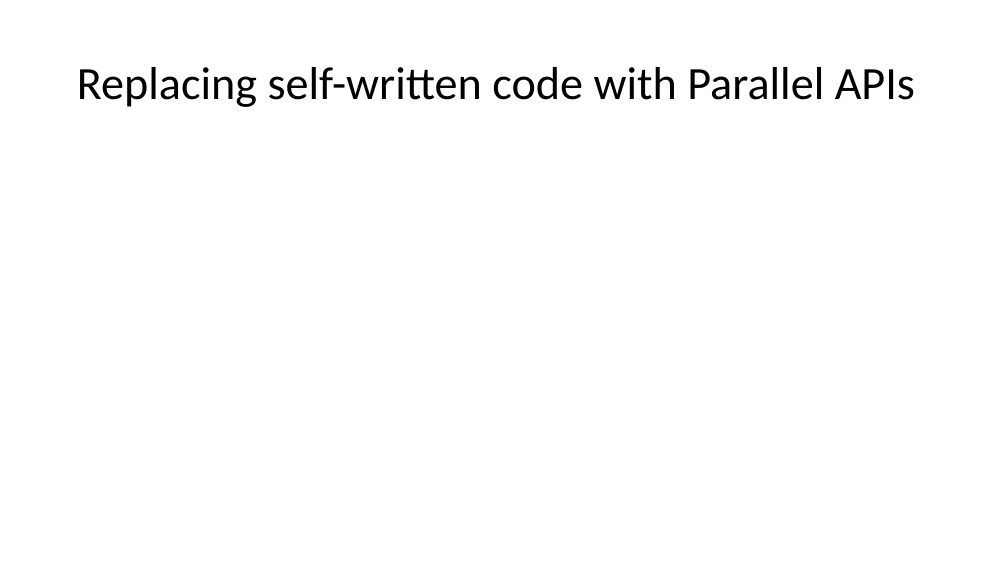
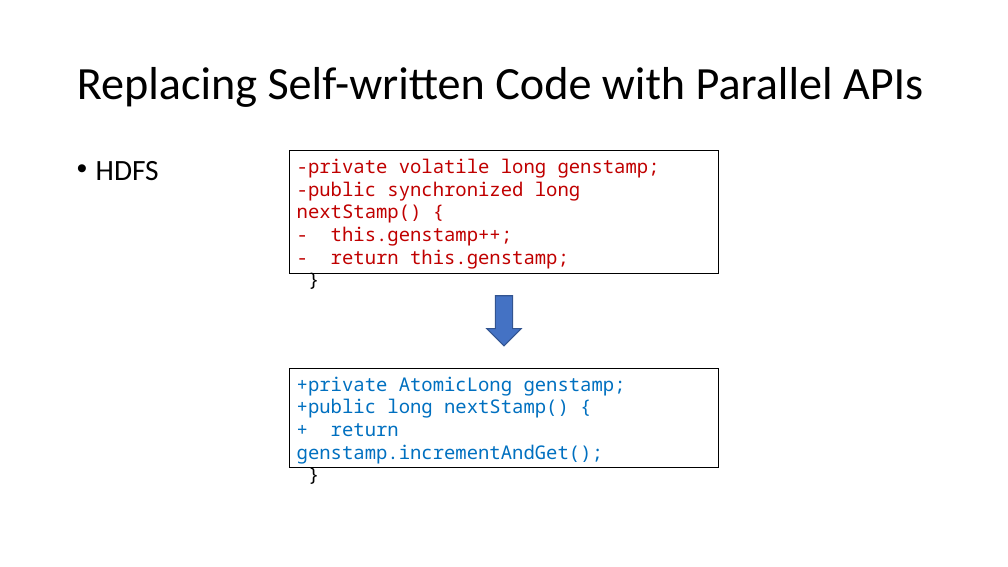
Before and after one commit to qwordy/Research, a slide deck: slide 19 of ppt/How do Programmers Maintain Concurrent Code.pptx (slide 15 before the commit). Drawn at 1008x567 pixels with LibreOffice and Linux fonts; fonts in the diff are those of the drawing. Boxes give left, top, right and bottom in pixels: in the first picture for what was removed or moved away, otherwise in the second. Text is boxed around its words. In the diff, an @@ line names an element or a change of style, - is before the commit and + after.

```diff
--- a/ppt/How do Programmers Maintain Concurrent Code.pptx
+++ b/ppt/How do Programmers Maintain Concurrent Code.pptx
@@ title at (x1=77, y1=67, x2=923, y2=107): text changed @@
-Replacing self-written code with Parallel APIs
+Replacing Self-written Code with Parallel APIs
@@ text added at (x1=96, y1=161, x2=159, y2=181), 28 pt, text #000000 @@
+• HDFS
@@ rectangle added at (x1=290, y1=151, x2=719, y2=274), fill #FFFFFF, outline #000000 1 pt, 18 pt, text #C00000 @@
+-private volatile long genstamp;
+-public synchronized long nextStamp() {
+- this.genstamp++;
+- return this.genstamp;
+}
@@ down arrow added at (x1=487, y1=296, x2=522, y2=346), fill #4472C4, outline #325491 1 pt @@
@@ rectangle added at (x1=290, y1=369, x2=719, y2=468), fill #FFFFFF, outline #000000 1 pt, 18 pt, text #0070C0 @@
++private AtomicLong genstamp;
++public long nextStamp() {
++ return genstamp.incrementAndGet();
+}
```
Also in this commit, not shown: 12 other slides changed, 7 slides added.
